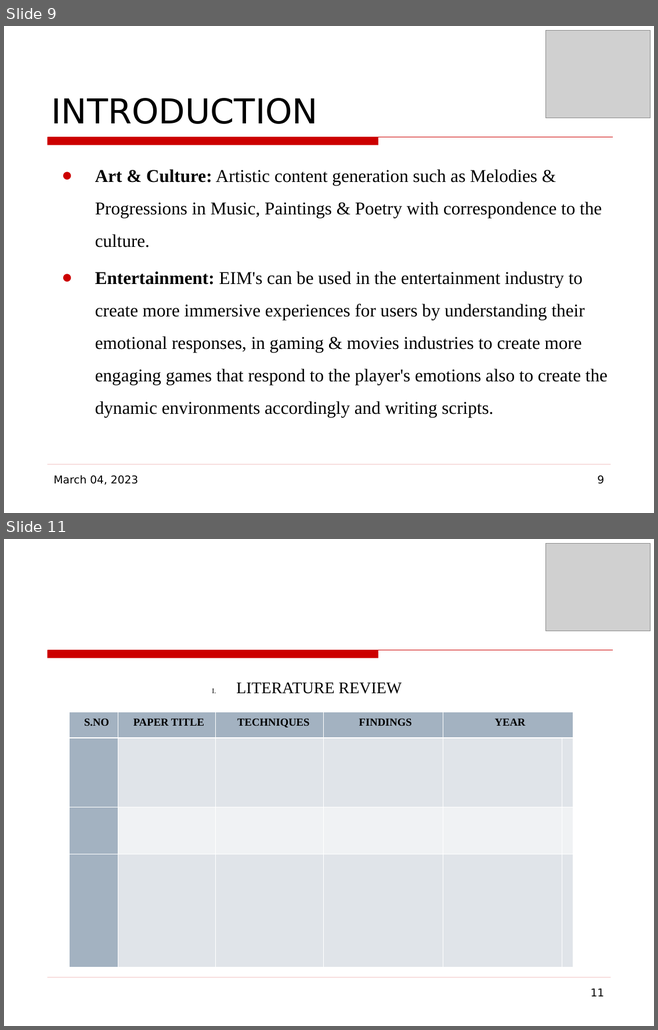
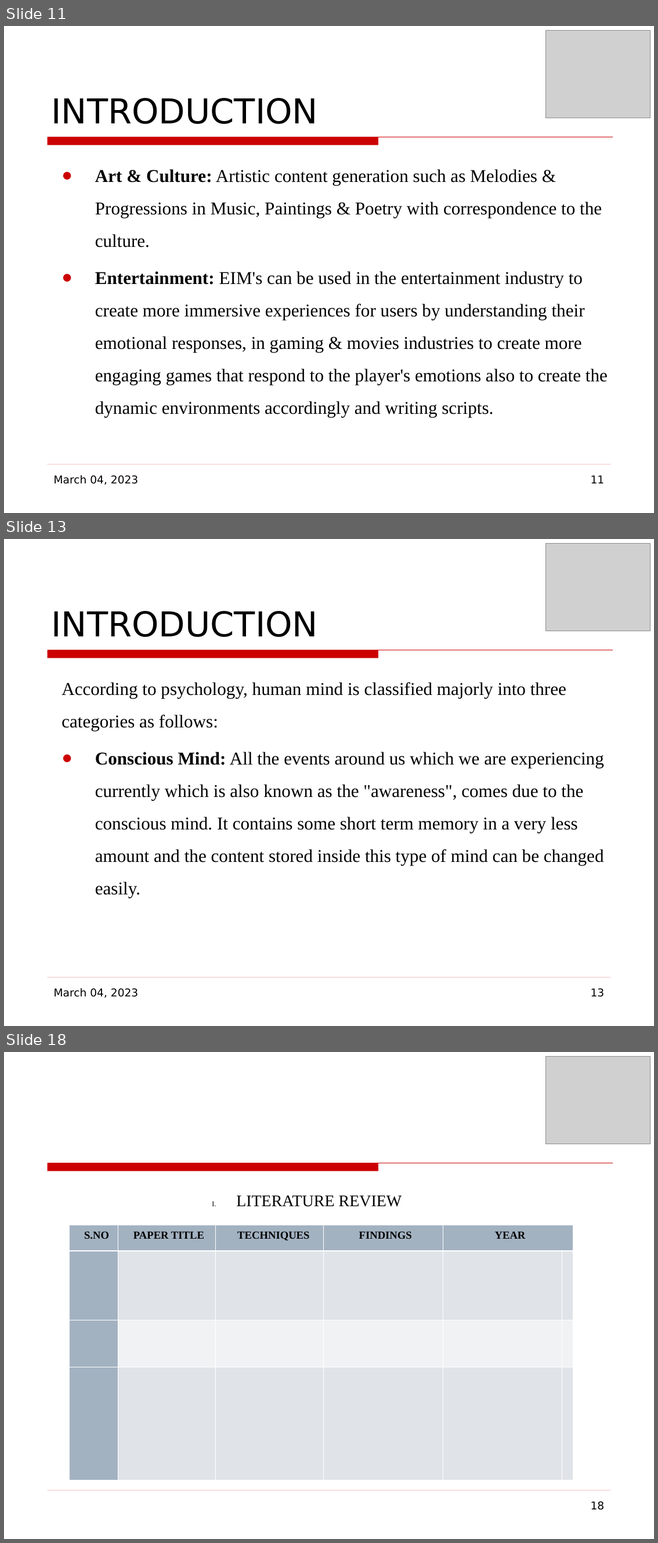
Before and after one commit to mohitlabs/Research, a slide deck: Emotionally Intelligent Machines(EIM's) & Sentiment Synthesis based on Ancient Vedic Astrology/Conference Paper.odp. Shown one above the other, each under a label of ours: slides 9 and 11 before the commit, slides 11, 13 and 18 after it; the slides between them are not shown. The pictures are 658x1030 and 658x1543 pixels, drawn with LibreOffice and Linux fonts; fonts in the diff are those of the drawing; grey boxes stand for pictures; background and template pictures are left out. Boxes give left, top, right and bottom in pixels: in the first picture for what was removed or moved away, otherwise in the second. Text is boxed around its words. In the diff, an @@ line names an element or a change of style, - is before the commit and + after.

```diff
--- a/Emotionally Intelligent Machines(EIM's) & Sentiment Synthesis based on Ancient Vedic Astrology/Conference Paper.odp
+++ b/Emotionally Intelligent Machines(EIM's) & Sentiment Synthesis based on Ancient Vedic Astrology/Conference Paper.odp
@@ slide 13 added at (4, 539, 654, 1026), background picture (left out); not listed: 2 template elements that a slide beside it also shows @@
@@ picture added at (545, 544, 650, 631) @@
@@ title added at (52, 611, 318, 637), 38 pt, text #000000 @@
+INTRODUCTION
@@ text added at (61, 682, 604, 898), 20 pt, text #000000 @@
+According to psychology, human mind is classified majorly into three categories as follows:
+● Conscious Mind: All the events around us which we are experiencing currently which is also known as the "awareness", comes due to the conscious mind. It contains some short term memory in a very less amount and the content stored inside this type of mind can be changed easily.
@@ text added at (54, 988, 138, 998), 12 pt, text #000000 @@
+March 04, 2023
@@ page number added at (590, 988, 604, 997), 12 pt, text #000000 @@
+13
@@ what was slide 9 is now slide 11 @@
@@ page number at (590, 475, 604, 484): text changed @@
-9
+11
@@ what was slide 11 is now slide 18 @@
@@ page number at (590, 1501, 604, 1510): text changed @@
-11
+18
```
Also in this commit, not shown: 3 slides changed, 6 other slides added, 2 other files.
